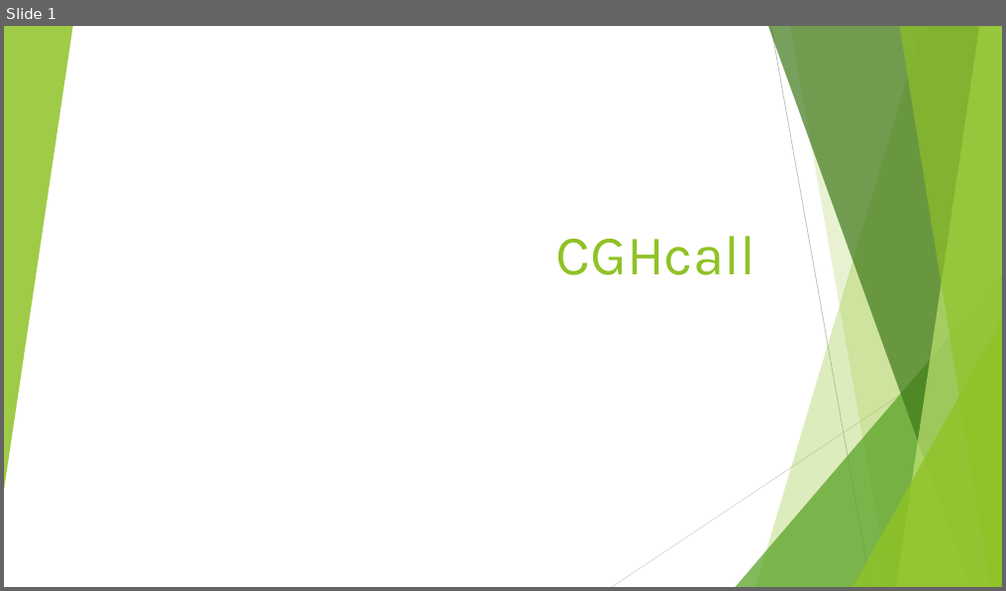
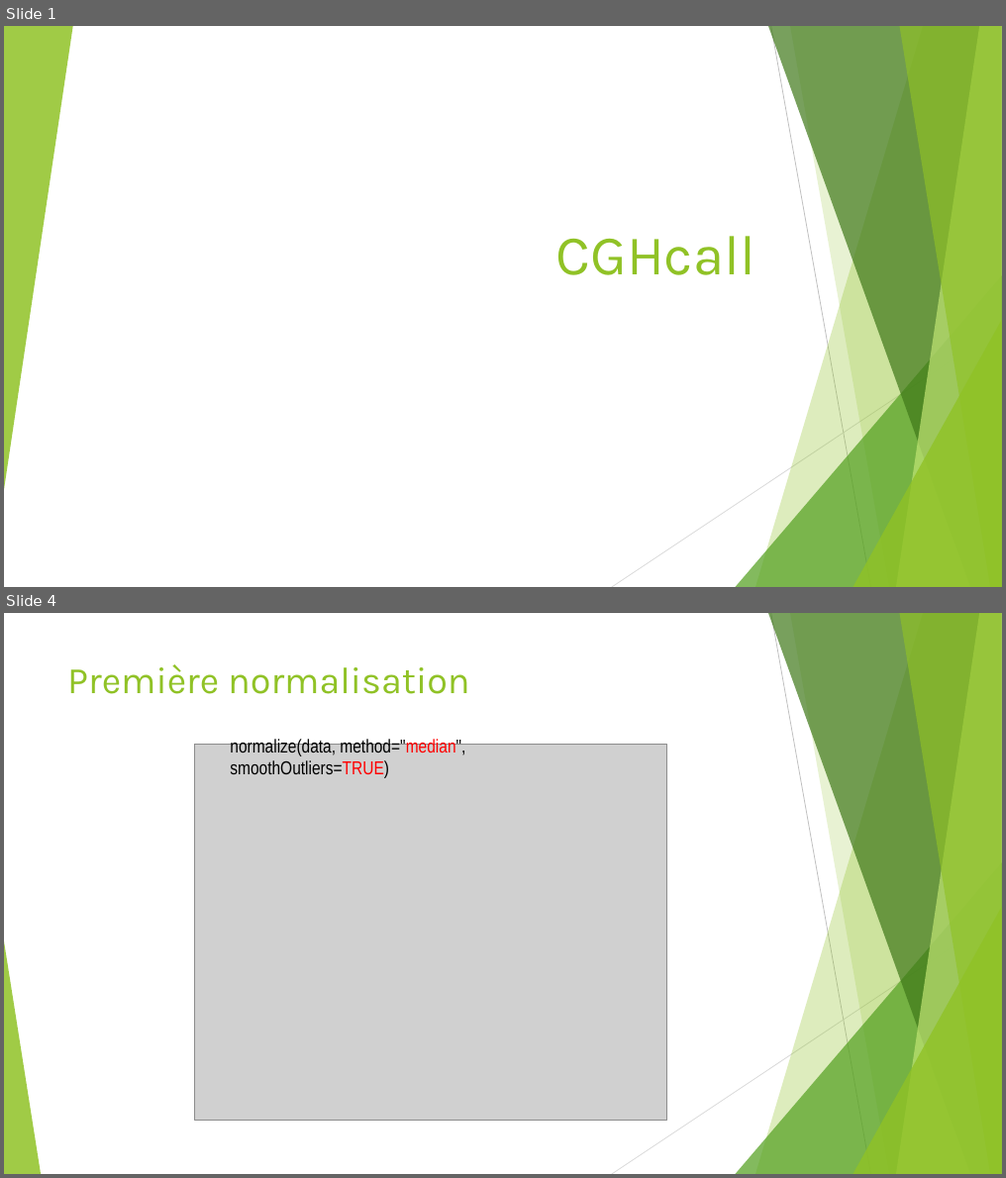
Before and after one commit to Elie-Bordron/DEA-dataviz, a slide deck: docs/docs_I_made/slides_packages_CGHcall.pptx. Shown one above the other, each under a label of ours: slide 1 before the commit, slides 1 and 4 after it; the slides between them are not shown. The pictures are 1006x591 and 1006x1178 pixels, drawn with LibreOffice and Linux fonts; fonts in the diff are those of the drawing; grey boxes stand for pictures. Boxes give left, top, right and bottom in pixels: in the first picture for what was removed or moved away, otherwise in the second. Text is boxed around its words. In the diff, an @@ line names an element or a change of style, - is before the commit and + after.

```diff
--- a/docs/docs_I_made/slides_packages_CGHcall.pptx
+++ b/docs/docs_I_made/slides_packages_CGHcall.pptx
@@ slide 4 added at <box>4,613,1002,1174</box>, background #FFFFFF; not listed: 9 template elements that a slide beside it also shows @@
@@ title added at <box>67,664,470,694</box>, 36 pt, text #90C226 @@
+Première normalisation
@@ picture added at <box>195,745,666,1121</box> @@
@@ text added at <box>230,738,465,778</box>, 18 pt, text #000000 @@
+normalize(data, method="median", smoothOutliers=TRUE)
@@ triangle added at <box>4,942,41,1174</box>, fill #90C226 at 85% opacity @@
```
Also in this commit, not shown: 4 other slides added, 1 slide removed, 11 other files.
